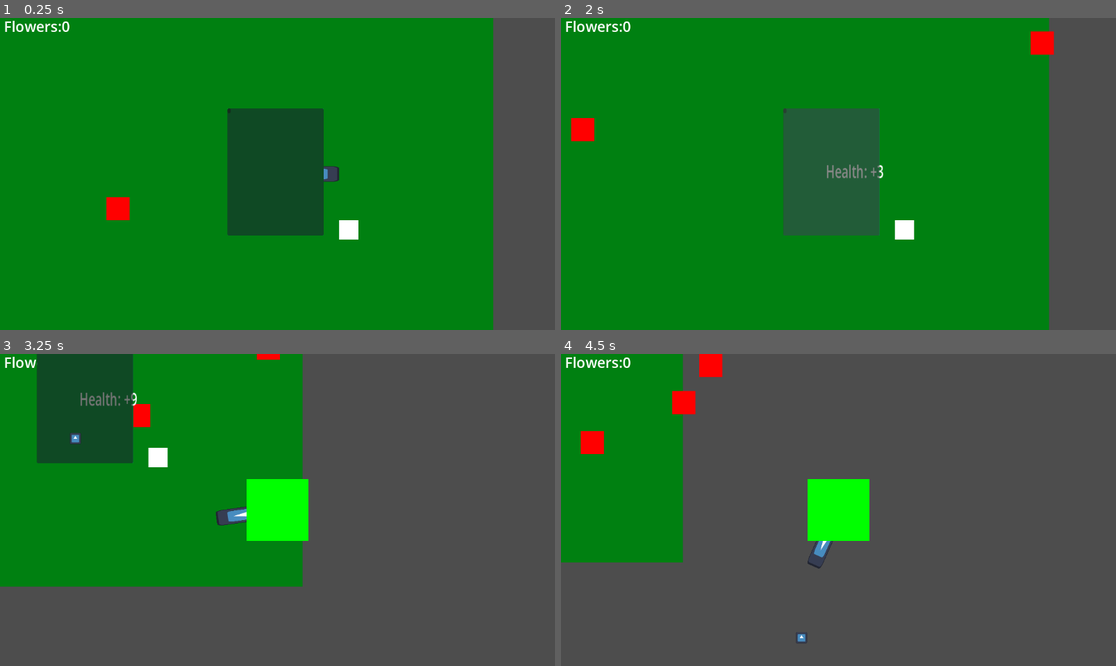
Above: before the commit, frames 1-4 (two rows, left to right).
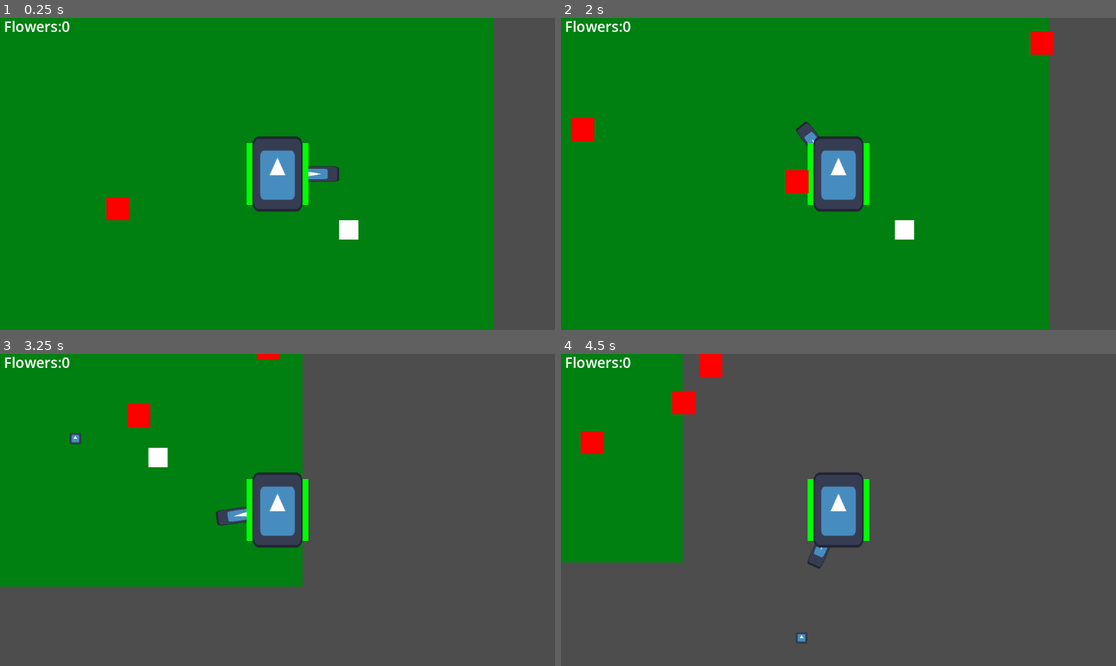
Above: after the commit, the same moments.

Repository: Hobbes-2/Duck-Hunter
Game: Godot game, scene res://Scenes/main.tscn
Same seed, same stepped clock (60 frames per second), same inputs: the game is played once before the commit and once after it. The engine's default icon, where the game draws it, is replaced by a stand-in: a white triangle on a blue panel in a dark square.
Inputs (mouse positions are in pixels of both pictures, inside the frame that each line leads up to):
- Up to frame 1 (0.25 s): no input
- Up to frame 2 (2 s): click (838, 170) at 0.52 s; click (788, 111) at 1.27 s
- Up to frame 3 (3.25 s): move the mouse to (399, 494) at 2.02 s; hold D (Right) 2.03-2.78 s; tap Space (Shoot) at 2.1, 2.85 s; move the mouse to (166, 525) at 2.77 s; hold S (Down) from 2.78 s (still down)
- Up to frame 4 (4.5 s): move the mouse to (894, 441) at 3.52 s; release S (Down) at 3.53 s; hold D (Right) 3.53-4.28 s; tap Space (Shoot) at 3.6, 4.35 s; move the mouse to (810, 572) at 4.27 s; hold W (Up) from 4.28 s (still down)

The runs differ from the first frame. In frame 1, 7.0% of the frame differs, in the area x 40-59%, y 28-70%; in frame 2, 7.1%; in frame 3, 8.2%, in the area x 6-55%, y 0-63%; in frame 4, 2.0%.

Commit message:
more more card logic

Diff:
--- a/Scenes/card.tscn
+++ b/Scenes/card.tscn
@@ -29,8 +29,8 @@
 
 [node name="DamageButton" type="Button" parent="Icon/DamageCard" unique_id=417953724]
 layout_mode = 0
-offset_right = 8.0
-offset_bottom = 8.0
+offset_right = 244.97609
+offset_bottom = 217.31187
 
 [node name="HealthCard" type="ColorRect" parent="Icon" unique_id=80024378]
 visible = false
@@ -50,8 +50,8 @@
 
 [node name="HealthButton" type="Button" parent="Icon/HealthCard" unique_id=1338339701]
 layout_mode = 0
-offset_right = 8.0
-offset_bottom = 8.0
+offset_right = 244.97609
+offset_bottom = 217.31187
 
 [node name="FirerateCard" type="ColorRect" parent="Icon" unique_id=1921239691]
 visible = false
@@ -71,10 +71,11 @@
 
 [node name="FirerateButton" type="Button" parent="Icon/FirerateCard" unique_id=1375403630]
 layout_mode = 0
-offset_right = 8.0
-offset_bottom = 8.0
+offset_right = 244.97609
+offset_bottom = 217.31187
 
 [node name="SpeedCard" type="ColorRect" parent="Icon" unique_id=754983596]
+visible = false
 offset_left = -127.387566
 offset_top = -111.948555
 offset_right = 117.588524
@@ -91,14 +92,23 @@
 
 [node name="SpeedButton" type="Button" parent="Icon/SpeedCard" unique_id=836543852]
 layout_mode = 0
-offset_right = 8.0
-offset_bottom = 8.0
+offset_right = 244.97609
+offset_bottom = 217.31187
 
 [node name="Button" type="Button" parent="." unique_id=822720584]
+visible = false
 offset_left = -104.0
 offset_top = -136.0
 offset_right = 96.0
 offset_bottom = 128.0
+
+[node name="SpawnPoint1" type="Node2D" parent="." unique_id=1092728420]
+position = Vector2(-256, 0)
+
+[node name="SpawnPoint2" type="Node2D" parent="." unique_id=531517434]
+
+[node name="SpawnPoint3" type="Node2D" parent="." unique_id=279943040]
+position = Vector2(256, 0)
 
 [connection signal="pressed" from="Icon/DamageCard/DamageButton" to="." method="_on_damage_button_pressed"]
 [connection signal="pressed" from="Icon/HealthCard/HealthButton" to="." method="_on_health_button_pressed"]
--- a/Scenes/main.tscn
+++ b/Scenes/main.tscn
@@ -1,7 +1,7 @@
 [gd_scene format=3 uid="uid://bji4vbijl8o0q"]
 
 [ext_resource type="PackedScene" uid="uid://dnkiqygyk4xd4" path="res://Scenes/player.tscn" id="1_jjgbg"]
-[ext_resource type="Script" uid="uid://cwfu7i823c6cc" path="res://scripts/main.gd" id="1_jjvhh"]
+[ext_resource type="Script" uid="uid://cwfu7i823c6cc" path="res://Scripts/main.gd" id="1_jjvhh"]
 [ext_resource type="PackedScene" uid="uid://c1p7ya5t3acqq" path="res://Scenes/enemy_1.tscn" id="2_bo1nx"]
 [ext_resource type="PackedScene" uid="uid://cik8q1r57271o" path="res://Scenes/spawner.tscn" id="3_8gbba"]
 [ext_resource type="PackedScene" uid="uid://bmyubm8d35e0q" path="res://Scenes/card.tscn" id="5_kry3j"]
@@ -26,6 +26,11 @@
 
 [node name="Player" parent="." unique_id=575605269 instance=ExtResource("1_jjgbg")]
 
+[node name="Card" parent="Player" unique_id=1710167673 instance=ExtResource("5_kry3j")]
+damagemod = 10
+fireratemod = 10
+healthmod = 10
+
 [node name="Enemy1" parent="." unique_id=792112215 node_paths=PackedStringArray("player") instance=ExtResource("2_bo1nx")]
 position = Vector2(-368, 80)
 player = NodePath("../Player")
@@ -41,8 +46,3 @@
 enemiesToSpawn = 10
 rate = 1.0
 player = NodePath("../Player")
-
-[node name="Card" parent="." unique_id=1710167673 instance=ExtResource("5_kry3j")]
-damagemod = 10
-fireratemod = 10
-healthmod = 10
--- a/Scripts/card.gd
+++ b/Scripts/card.gd
@@ -12,39 +12,93 @@
 
 var types: Array = ["DamageCard", "HealthCard",
 "FirerateCard", "SpeedCard"]
-var card
+var card1
+var card2
+var card3
+var card1real
+var card2real
+var card3real
+@onready var spawn_point_1: Node2D = $SpawnPoint1
+@onready var spawn_point_2: Node2D = $SpawnPoint2
+@onready var spawn_point_3: Node2D = $SpawnPoint3
 
 func _ready() -> void:
-	card = types[randi_range(0, len(types) - 1)]
+	setup()
+
+func setup():
+	card1 = types[randi_range(0, len(types) - 1)]
+	card2 = types[randi_range(0, len(types) - 1)]
+	card3 = types[randi_range(0, len(types) - 1)]
+	if card1 == card2:
+		card2 = types[randi_range(0, len(types) - 1)]
+		return
+	if card1 == card3:
+		card3 = types[randi_range(0, len(types) - 1)]
+		return
+	if card3 == card2:
+		card2 = types[randi_range(0, len(types) - 1)]
+		return
 	damage_card.hide()
 	health_card.hide()
 	firerate_card.hide()
 	speed_card.hide()
 
-	if card == "DamageCard":
+	if card1 == "DamageCard":
 		damage_card.show()
-	elif card == "HealthCard":
+		card1real = damage_card
+	elif card1 == "HealthCard":
 		health_card.show()
-	elif card == "FirerateCard":
+		card1real = health_card
+	elif card1 == "FirerateCard":
 		firerate_card.show()
-	elif card == "SpeedCard":
+		card1real = firerate_card
+	elif card1 == "SpeedCard":
 		speed_card.show()
+		card1real = speed_card
 
+	if card2 == "DamageCard":
+		damage_card.show()
+		card2real = damage_card
+	elif card2 == "HealthCard":
+		health_card.show()
+		card2real = health_card
+	elif card2 == "FirerateCard":
+		firerate_card.show()
+		card2real = firerate_card
+	elif card2 == "SpeedCard":
+		speed_card.show()
+		card2real = speed_card
 
-func _on_button_pressed() -> void:
-	if card == "DamageCard":
-		damagemod = randi_range(1, 10)
-		damage_card.get_child(0).text = "Damage: +" + str(damagemod + MainGlobal.round)
-	elif card == "HealthCard":
-		healthmod = randi_range(1, 10)
-		health_card.get_child(0).text = "Health: +" + str(healthmod + MainGlobal.round)
-	elif card == "FirerateCard":
-		fireratemod = randi_range(1, 10)
-		firerate_card.get_child(0).text = "Firerate: +" + str(fireratemod + MainGlobal.round)
-	elif card == "SpeedCard":
-		speedmod = randi_range(1, 10)
-		speed_card.get_child(0).text = "Speed: +" + str(speedmod + MainGlobal.round)
+	if card3 == "DamageCard":
+		damage_card.show()
+		card3real = damage_card
+	elif card3 == "HealthCard":
+		health_card.show()
+		card3real = health_card
+	elif card3 == "FirerateCard":
+		firerate_card.show()
+		card3real = firerate_card
+	elif card3 == "SpeedCard":
+		speed_card.show()
+		card3real = speed_card
 
+	card1real.global_position = spawn_point_1.global_position
+	card2real.global_position = spawn_point_2.global_position
+	card3real.global_position = spawn_point_3.global_position
+
+	for i in 3:
+		if "card"+str(i) == "DamageCard":
+			damagemod = randi_range(1, 10)
+			damage_card.get_child(0).text = "Damage: +" + str(damagemod + MainGlobal.round)
+		elif "card"+str(i) == "HealthCard":
+			healthmod = randi_range(1, 10)
+			health_card.get_child(0).text = "Health: +" + str(healthmod + MainGlobal.round)
+		elif "card"+str(i) == "FirerateCard":
+			fireratemod = randi_range(1, 10)
+			firerate_card.get_child(0).text = "Firerate: +" + str(fireratemod + MainGlobal.round)
+		elif "card"+str(i) == "SpeedCard":
+			speedmod = randi_range(1, 10)
+			speed_card.get_child(0).text = "Speed: +" + str(speedmod + MainGlobal.round)
 
 func _on_damage_button_pressed() -> void:
 	MainGlobal.damage += damagemod + MainGlobal.round
@@ -62,3 +116,7 @@
 func _on_speed_button_pressed() -> void:
 	MainGlobal.speed += speedmod + MainGlobal.round
 	MainGlobal.round_over = false
+
+func _physics_process(delta: float) -> void:
+	if MainGlobal.round_over == true:
+		setup()
